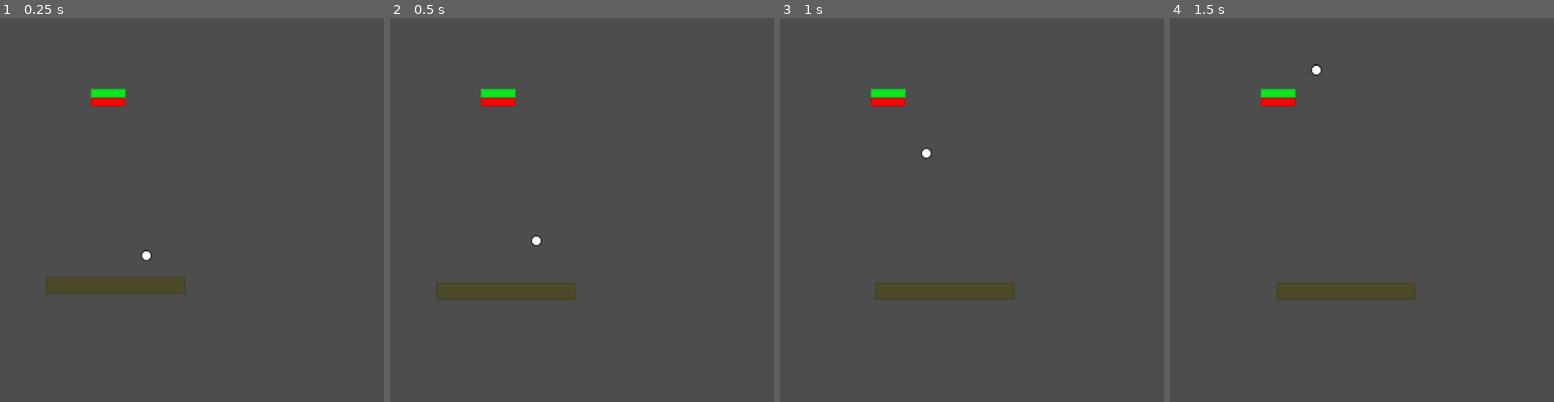
Above: before the commit, frames 1-4 (left to right).
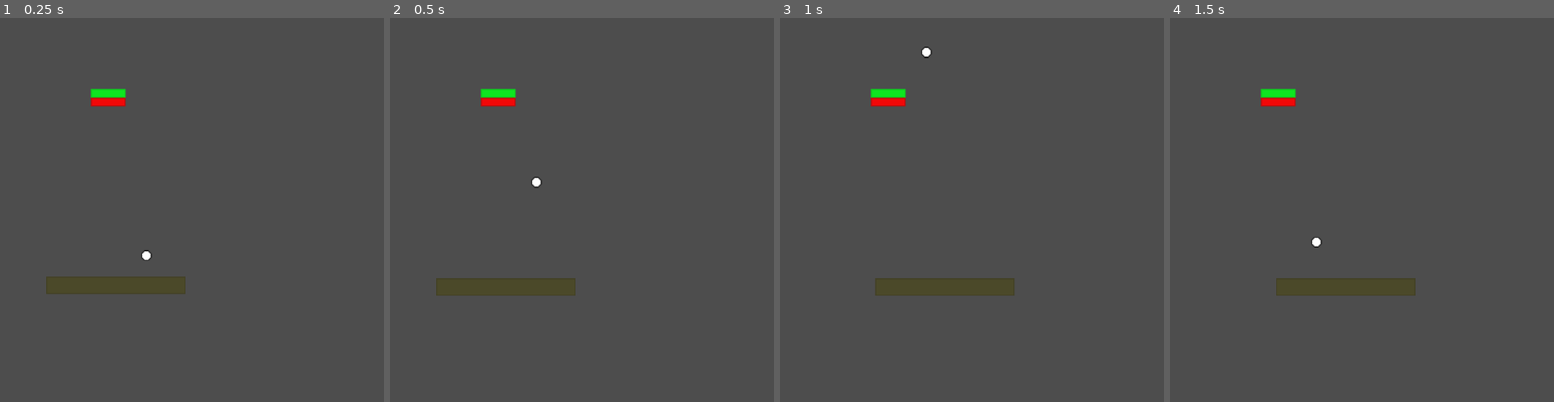
Above: after the commit, the same moments.

Repository: mpolosak/break-all-bricks
Game: Godot game, scene res://scenes/board.tscn
Two runs of this game, one before a commit and one after it. Both use one fixed random seed, a clock stepped at 60 frames per second and the inputs below.
Inputs:
- Up to frame 1 (0.25 s): no input
- Up to frame 2 (0.5 s): no input
- Up to frame 3 (1 s): hold Right (right) from 0.53 s (still down)
- Up to frame 4 (1.5 s): release Right (right) at 1.28 s; hold Left (left) from 1.28 s (still down)

Frame 1 is identical in both runs. In frame 2, 0.9% of the frame differs, in the area x 12-49%, y 41-74%; in frame 3, 0.9%, in the area x 24-61%, y 7-74%; in frame 4, 0.9%.

Commit message:
Fix paddle collision shape

Diff:
--- a/scenes/paddle.tscn
+++ b/scenes/paddle.tscn
@@ -4,7 +4,7 @@
 [ext_resource type="Script" path="res://scripts/paddle.gd" id="2"]
 
 [sub_resource type="RectangleShape2D" id="1"]
-size = Vector2(128, 16)
+size = Vector2(256, 32)
 
 [node name="Paddle" type="CharacterBody2D"]
 script = ExtResource("2")
